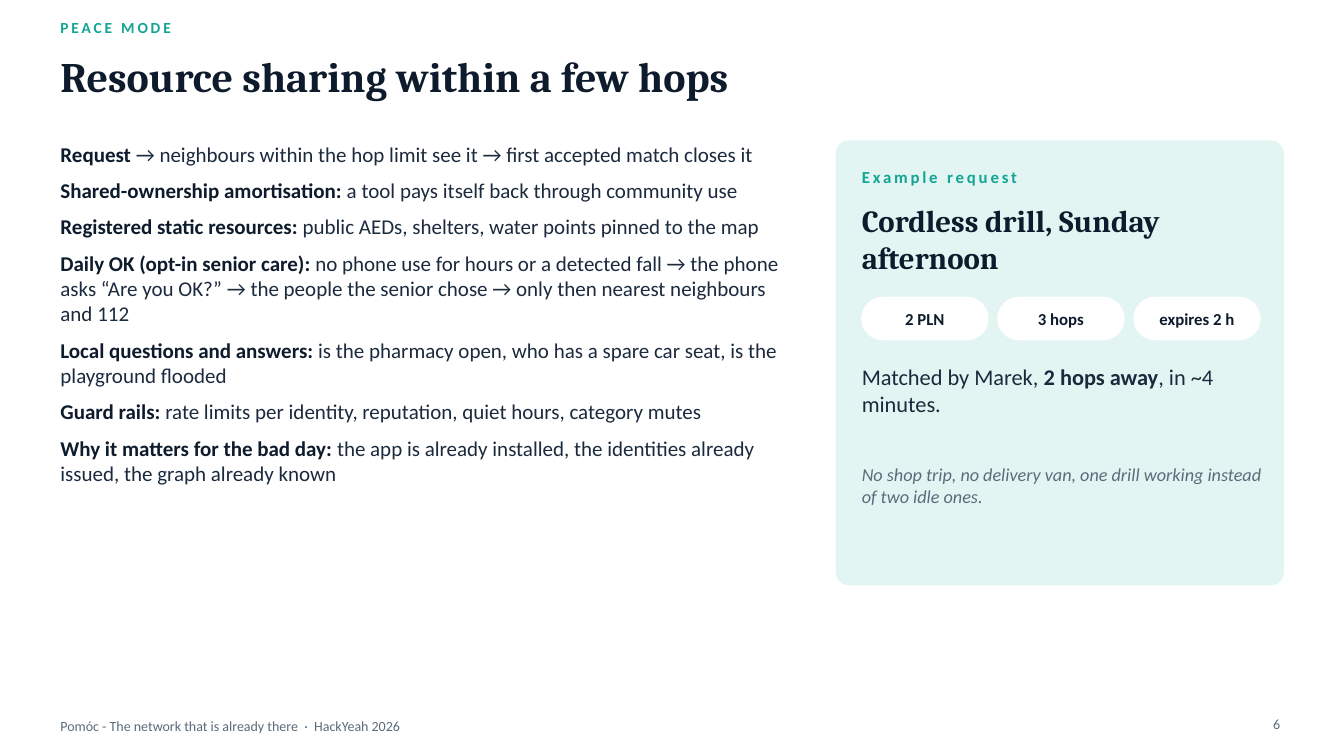
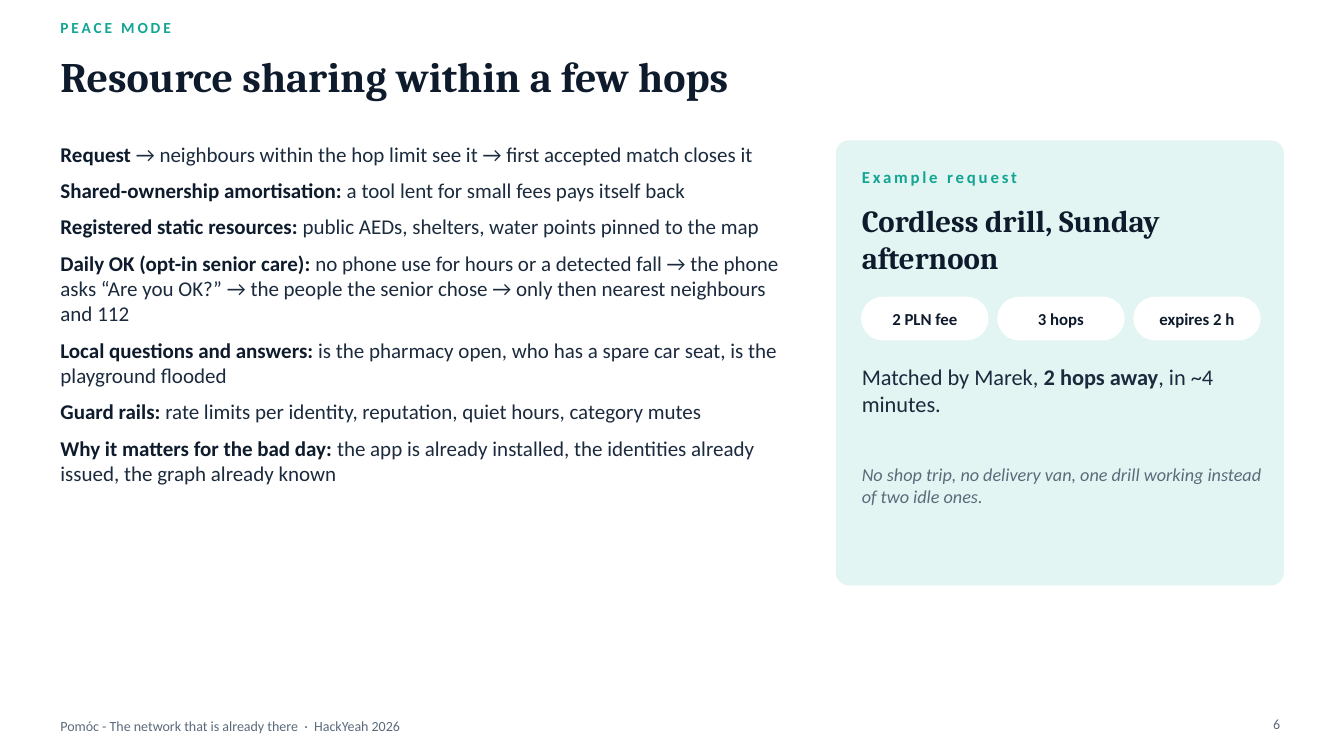
Before and after one commit to theapexlab/hackyeah2026, a slide deck: slide 6 of docs/pitch/pomoc.pptx. Drawn at 1344x756 pixels with LibreOffice and Linux fonts; fonts in the diff are those of the drawing. Boxes give left, top, right and bottom in pixels: in the first picture for what was removed or moved away, otherwise in the second. Text is boxed around its words. In the diff, an @@ line names an element or a change of style, - is before the commit and + after.

```diff
--- a/docs/pitch/pomoc.pptx
+++ b/docs/pitch/pomoc.pptx
@@ text at box(60, 183, 684, 202): text changed @@
-Shared-ownership amortisation: a tool pays itself back through community use
+Shared-ownership amortisation: a tool lent for small fees pays itself back
@@ text at box(892, 313, 957, 325): text changed @@
-2 PLN
+2 PLN fee
```
Also in this commit, not shown: 5 other slides changed, 9 other files.
